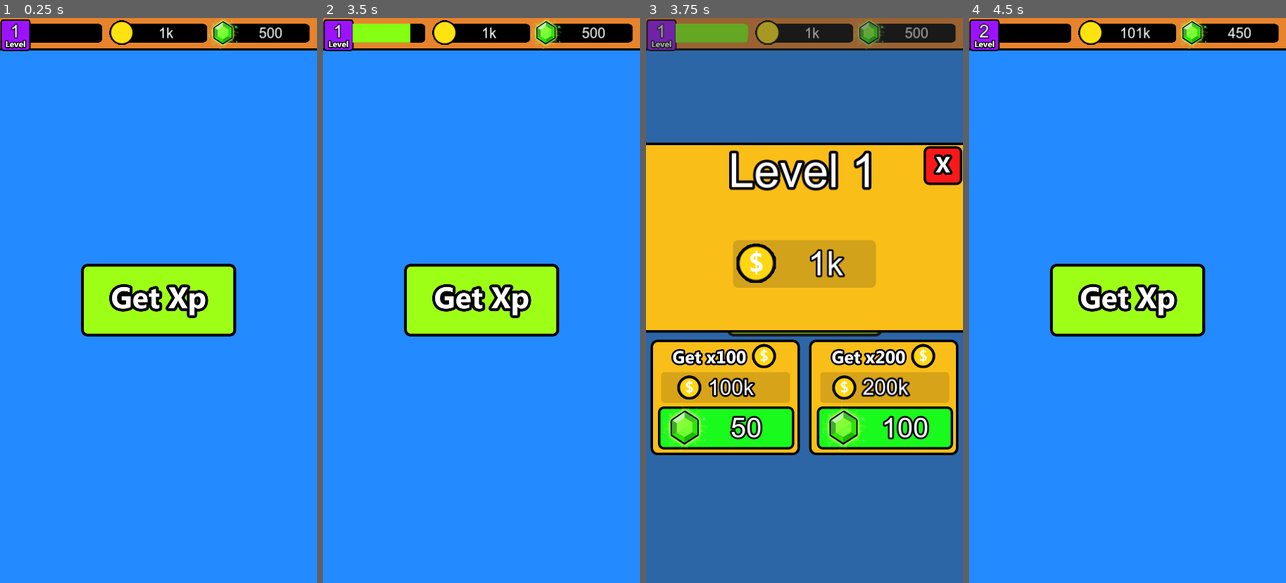
Above: before the commit, frames 1-4 (left to right).
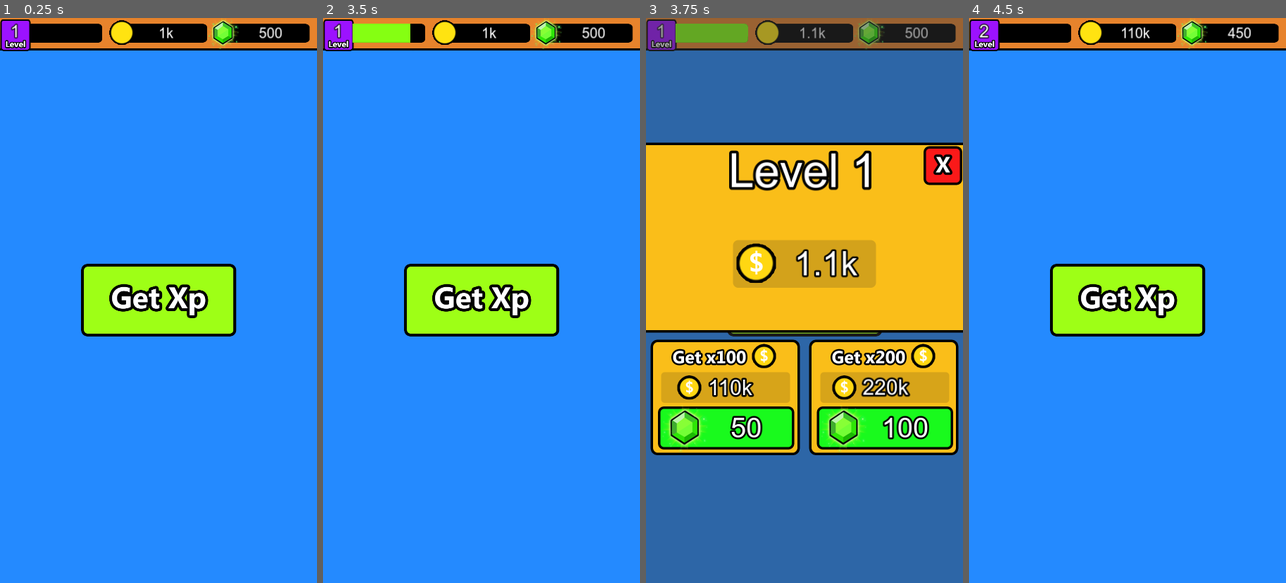
Above: after the commit, the same moments.

Repository: DEEP-32/Godot-Demo
Game: Godot game, scene res://p/Demo.tscn
The game is run twice, just before and just after one commit, with the same random seed, the same clock (stepped at 60 frames per second) and the same inputs.
Inputs (mouse positions are in pixels of both pictures, inside the frame that each line leads up to):
- Up to frame 1 (0.25 s): no input
- Up to frame 2 (3.5 s): click (481, 300) at 0.5 s; click (481, 300) at 1.25 s; click (481, 300) at 2 s; tap Enter at 2.75 s
- Up to frame 3 (3.75 s): tap Space at 3.5 s
- Up to frame 4 (4.5 s): click "50" at 4.25 s

Frames 1-2 are identical in both runs. In frame 3, 1.2% of the frame differs, in the area x 22-76%, y 1-68%; in frame 4, 0.1%.

Commit message:
[FIX] some bugs

Diff:
--- a/p/BuyPopup.gd
+++ b/p/BuyPopup.gd
@@ -9,6 +9,8 @@
 @onready var gemAmountLabelHundred = $TextureButton/GemAmountLabel
 @onready var gemAmountLabelTwoHundred = $TextureButton2/GemAmountLabel
 @onready var coinLabel : Label = $CurrentCoinLabel
+@onready var animationPlayer : AnimationPlayer = $AnimationPlayer
+@onready var timer : Timer = $Timer
 
 func InitializeUI(currentLevel : int,currentCoin : int,hundredXBuyAmount : int , twoHundredXBuyAmount : int):
 	print("CURRENT COIN : " + str(currentCoin) + " 100 x: " + str(currentCoin * 100) + " 200 x : " + str(currentCoin * 200))
@@ -21,28 +23,33 @@
 
 
 func OnCloseButtonPressed():
-	Globals.IncreaseCoin(Globals.coinIncreament)
 	visible = false
 	pop_up_closed.emit()
 
 
 func OnHundredXButtonPressed():
-	Globals.UseResource(
-		Globals.ResourceType.GEMS,
-		Globals.GetBuyAmount(0)
-	)
-
-	Globals.IncreaseCoin(Globals.GetResource(Globals.ResourceType.COIN) * 100)
-	visible = false
-	pop_up_closed.emit()
+	timer.stop()
+	if Globals.UseResource(Globals.ResourceType.GEMS,Globals.GetBuyAmount(0)):
+		Globals.SetNewCoin(Globals.GetResource(Globals.ResourceType.COIN) * 100)
+		visible = false
+		pop_up_closed.emit()
+	else:
+		animationPlayer.play("Gems Toaster")
 
 
 func OnTwoHundredXButtonPressed():
-	Globals.UseResource(
-		Globals.ResourceType.GEMS,
-		Globals.GetBuyAmount(1)
-	)
+	timer.stop()
+	if Globals.UseResource(Globals.ResourceType.GEMS,Globals.GetBuyAmount(1)):
+		Globals.SetNewCoin(Globals.GetResource(Globals.ResourceType.COIN) * 200)
+		visible = false
+		pop_up_closed.emit()
+	else:
+		animationPlayer.play("Gems Toaster")
 
-	Globals.IncreaseCoin(Globals.GetResource(Globals.ResourceType.COIN) * 100)
-	visible = false
-	pop_up_closed.emit()
+
+func _on_animation_player_animation_finished(anim_name):
+	if anim_name == "Gems Toaster":
+		timer.start(0.5)
+		await timer.timeout
+		print("TIMER timeouts")
+		animationPlayer.play("Gems Toaster Back")
--- a/p/BuyPopup.tscn
+++ b/p/BuyPopup.tscn
@@ -20,6 +20,69 @@
 outline_size = 20
 outline_color = Color(0, 0, 0, 1)
 
+[sub_resource type="StyleBoxFlat" id="StyleBoxFlat_rfyyf"]
+bg_color = Color(0.184346, 0.592934, 0.630345, 1)
+
+[sub_resource type="LabelSettings" id="LabelSettings_iq7p8"]
+font = ExtResource("4_kdt1m")
+font_size = 75
+outline_size = 10
+outline_color = Color(0, 0, 0, 1)
+
+[sub_resource type="Animation" id="Animation_wmhwj"]
+resource_name = "Gems Toaster"
+length = 0.5
+tracks/0/type = "value"
+tracks/0/imported = false
+tracks/0/enabled = true
+tracks/0/path = NodePath("ToasterParent/Toaster:position")
+tracks/0/interp = 2
+tracks/0/loop_wrap = true
+tracks/0/keys = {
+"times": PackedFloat32Array(0, 0.5),
+"transitions": PackedFloat32Array(1, 1),
+"update": 0,
+"values": [Vector2(0, 0), Vector2(0, -220)]
+}
+
+[sub_resource type="Animation" id="Animation_myul2"]
+resource_name = "Gems Toaster Back"
+length = 0.3
+tracks/0/type = "value"
+tracks/0/imported = false
+tracks/0/enabled = true
+tracks/0/path = NodePath("ToasterParent/Toaster:position")
+tracks/0/interp = 2
+tracks/0/loop_wrap = true
+tracks/0/keys = {
+"times": PackedFloat32Array(0, 0.3),
+"transitions": PackedFloat32Array(1, 1),
+"update": 0,
+"values": [Vector2(0, -220), Vector2(0, 0)]
+}
+
+[sub_resource type="Animation" id="Animation_nxpai"]
+length = 0.001
+tracks/0/type = "value"
+tracks/0/imported = false
+tracks/0/enabled = true
+tracks/0/path = NodePath("ToasterParent/Toaster:position")
+tracks/0/interp = 1
+tracks/0/loop_wrap = true
+tracks/0/keys = {
+"times": PackedFloat32Array(0),
+"transitions": PackedFloat32Array(1),
+"update": 0,
+"values": [Vector2(0, 0)]
+}
+
+[sub_resource type="AnimationLibrary" id="AnimationLibrary_ahnaj"]
+_data = {
+"Gems Toaster": SubResource("Animation_wmhwj"),
+"Gems Toaster Back": SubResource("Animation_myul2"),
+"RESET": SubResource("Animation_nxpai")
+}
+
 [node name="BuyPopup" type="Control"]
 layout_mode = 3
 anchors_preset = 15
@@ -95,7 +158,6 @@
 label_settings = SubResource("LabelSettings_nnshh")
 horizontal_alignment = 1
 vertical_alignment = 1
-autowrap_mode = 3
 
 [node name="100XCoinAmount" type="Label" parent="."]
 layout_mode = 1
@@ -197,6 +259,53 @@
 horizontal_alignment = 1
 vertical_alignment = 1
 
+[node name="ToasterParent" type="Control" parent="."]
+layout_mode = 1
+anchors_preset = 12
+anchor_top = 1.0
+anchor_right = 1.0
+anchor_bottom = 1.0
+grow_horizontal = 2
+grow_vertical = 0
+
+[node name="Toaster" type="Panel" parent="ToasterParent"]
+custom_minimum_size = Vector2(0, 220)
+layout_mode = 1
+anchors_preset = 15
+anchor_right = 1.0
+anchor_bottom = 1.0
+offset_bottom = 220.0
+grow_horizontal = 2
+grow_vertical = 2
+theme_override_styles/panel = SubResource("StyleBoxFlat_rfyyf")
+
+[node name="Label" type="Label" parent="ToasterParent/Toaster"]
+layout_mode = 1
+anchors_preset = 8
+anchor_left = 0.5
+anchor_top = 0.5
+anchor_right = 0.5
+anchor_bottom = 0.5
+offset_left = -208.5
+offset_top = -23.0
+offset_right = 208.5
+offset_bottom = 23.0
+grow_horizontal = 2
+grow_vertical = 2
+text = "Don't have enough gems"
+label_settings = SubResource("LabelSettings_iq7p8")
+horizontal_alignment = 1
+vertical_alignment = 1
+
+[node name="AnimationPlayer" type="AnimationPlayer" parent="."]
+libraries = {
+"": SubResource("AnimationLibrary_ahnaj")
+}
+
+[node name="Timer" type="Timer" parent="."]
+wait_time = 0.5
+
 [connection signal="pressed" from="PopupContent/CloseButton" to="." method="OnCloseButtonPressed"]
 [connection signal="pressed" from="TextureButton" to="." method="OnHundredXButtonPressed"]
 [connection signal="pressed" from="TextureButton2" to="." method="OnTwoHundredXButtonPressed"]
+[connection signal="animation_finished" from="AnimationPlayer" to="." method="_on_animation_player_animation_finished"]
--- a/p/Demo.tscn
+++ b/p/Demo.tscn
@@ -66,8 +66,8 @@
 offset_top = -24.0
 offset_right = 290.0
 offset_bottom = 30.0
-max_value = 150.0
-value = 75.0
+max_value = 100.5
+value = 77.0
 nine_patch_stretch = true
 stretch_margin_top = 15
 stretch_margin_bottom = 15
--- a/p/Globals.gd
+++ b/p/Globals.gd
@@ -1,32 +1,33 @@
 extends Node
 
 signal level_up
+
+const maxXpIncreament : float = .05
+const coinIncreament : int = 100
 
 enum ResourceType{
 	COIN,
 	GEMS
 }
 
-var defaultXpValue : int = 0
-var defaultMaxXpValue : int = 100
+var defaultXpValue : float = 0
+var defaultMaxXpValue : float = 100
 var defaultCoinValue : int = 1000
 var defaultGemValue : int = 500
 var defaultLevelValue : int = 1
 
 
 
-var maxXpIncreament : float = .5
-var coinIncreament : int = 100
 
 var buyAmount : Array = [
 	50,
 	100
 ]
 
-var _currentXpValue : int
+var _currentXpValue : float
 var _currentCoinValue : int
 var _currentGemValue : int
-var _currentXpMaxValue : int
+var _currentXpMaxValue : float
 var _currentLevelValue : int
 
 
@@ -38,16 +39,20 @@
 	_currentLevelValue = defaultLevelValue
 
 
-func UseResource(resourceType : ResourceType , usedAmt : int):
+func UseResource(resourceType : ResourceType , usedAmt : int) -> bool:
 	match resourceType:
 		ResourceType.COIN:
 			if usedAmt <= _currentCoinValue:
 				_currentCoinValue = DecreaseResource(_currentCoinValue,usedAmt)
+				return true
+			return false
 		ResourceType.GEMS:
 			if usedAmt <= _currentGemValue:
 				_currentGemValue = DecreaseResource(_currentGemValue,usedAmt)
+				return true
+			return false
 		_:
-			pass
+			return false
 
 
 
@@ -58,6 +63,8 @@
 func IncreaseCoin(amount : int):
 	_currentCoinValue += amount
 
+func SetNewCoin(amount : int):
+	_currentCoinValue = amount
 
 func GetResource(resourceType : ResourceType) -> int:
 	match resourceType:
@@ -70,10 +77,10 @@
 
 
 
-func GetCurrentXp():
+func GetCurrentXp() -> float:
 	return _currentXpValue
 
-func GetCurrentMaxXp():
+func GetCurrentMaxXp() -> float:
 	return _currentXpMaxValue
 
 func GetCurrentLevel():
@@ -83,7 +90,7 @@
 	_currentXpValue += xp
 	if _currentXpValue >= _currentXpMaxValue:
 		#Setting xp on level up
-		print("GLOBALS : new max xp : " + str(_currentXpMaxValue))
+		IncreaseCoin(coinIncreament)
 		level_up.emit()
 
 func GetBuyAmount(index : int):
@@ -99,6 +106,7 @@
 	_currentLevelValue += 1
 	var increament = _currentXpMaxValue * maxXpIncreament
 	_currentXpMaxValue += increament
+	print("GLOBALS : new max xp : " + str(_currentXpMaxValue))
 
 
 func FormatNumber(n: int) -> String:
--- a/p/MainMenu.gd
+++ b/p/MainMenu.gd
@@ -29,7 +29,7 @@
 	)
 
 
-func InitializeUI(coinQuantity : int, gemsQuantity : int,xp : int,level : int,maxXP : int):
+func InitializeUI(coinQuantity : int, gemsQuantity : int,xp : int,level : int,maxXP : float):
 	coinLabel.set_text(Globals.FormatNumber(coinQuantity))
 	gemsLabel.set_text(str(gemsQuantity))
 	levelProgressBar.value = xp
@@ -53,6 +53,9 @@
 		Globals.GetBuyAmount(1)
 	)
 
+	buyPopup.animationPlayer.play("RESET")
+	coinLabel.set_text(Globals.FormatNumber(Globals.GetResource(Globals.ResourceType.COIN)))
+
 	buyPopup.visible = true
 
 
Not shown, changed: export_presets.cfg
Not shown: 1 places in p/BuyPopup.tscn that only renumber resources
